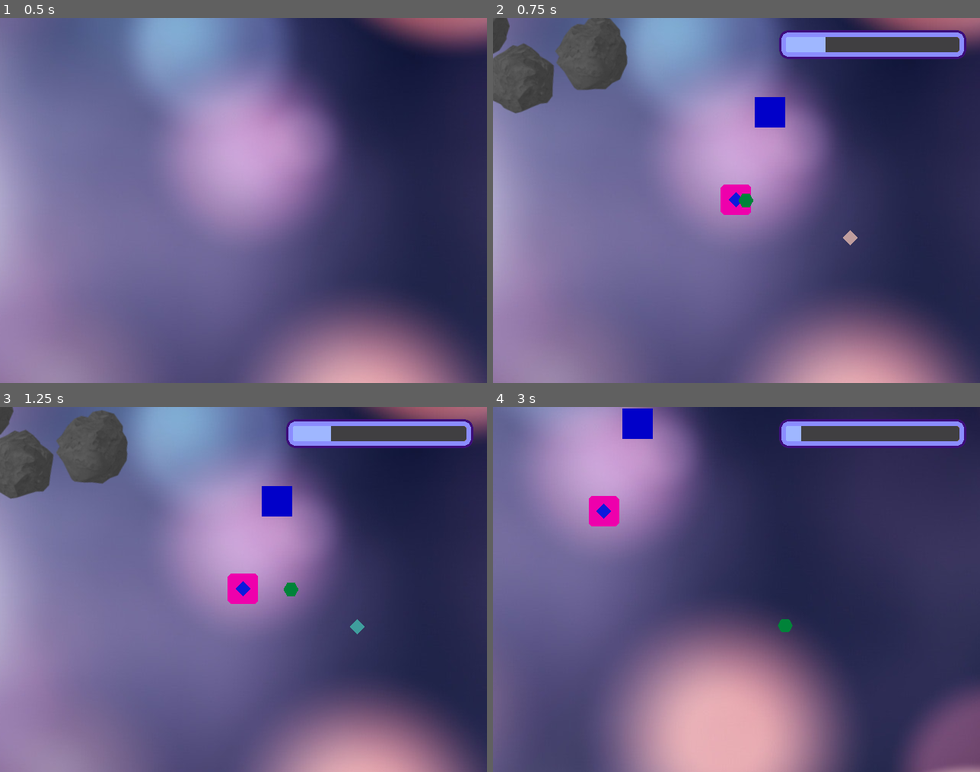
Above: before the commit, frames 1-4 (two rows, left to right).
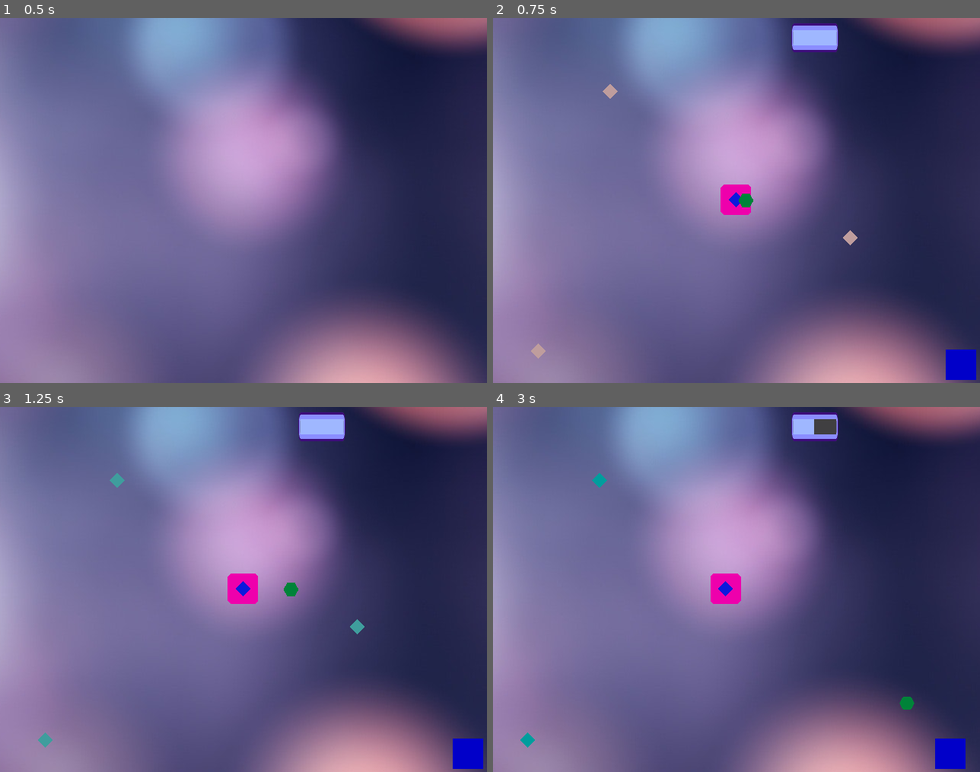
Above: after the commit, the same moments.

Repository: rikkiprince/ggj19-yyc-home
Game: Godot game, scene res://MainScene.tscn
Same seed, same stepped clock (60 frames per second), same inputs: the game is played once before the commit and once after it.
Inputs:
- Up to frame 1 (0.5 s): no input
- Up to frame 2 (0.75 s): tap Enter (ui_accept) at 0.5 s; hold D from 0.53 s (still down); hold Enter (ui_accept) from 0.53 s (still down)
- Up to frame 3 (1.25 s): keep holding D; keep holding Enter (ui_accept)
- Up to frame 4 (3 s): release D at 1.28 s; release Enter (ui_accept) at 1.28 s; hold S 1.28-2.03 s; tap Enter (ui_accept) at 1.35, 1.52, 1.82, 2.85 s; hold D 2.03-2.78 s; hold Enter (ui_accept) 2.03-2.78 s; hold W from 2.78 s (still down)

Frame 1 is identical in both runs. In frame 2, 8.3% of the frame differs, in the area x 0-100%, y 0-100%; in frame 3, 8.0%; in frame 4, 67%.
Error after the commit: Invalid set index 'paused' (on base: 'null instance') with value of type 'bool'. (res://MainScene.gd:18)

Commit message:
Subdivided world into level scenes

Diff:
--- /dev/null
+++ b/godot-project/Levels/LevelEast.tscn
@@ -0,0 +1,22 @@
+[gd_scene load_steps=3 format=2]
+
+[ext_resource path="res://PowerUp/PowerUp.tscn" type="PackedScene" id=1]
+[ext_resource path="res://Enemies/SpikeyBoy.tscn" type="PackedScene" id=2]
+
+[node name="LevelEast" type="Node2D" index="0"]
+
+[node name="PowerUp" parent="." index="0" instance=ExtResource( 1 )]
+
+position = Vector2( 2.18408, -17.9858 )
+
+[node name="PowerUp2" parent="." index="1" instance=ExtResource( 1 )]
+
+position = Vector2( 48.6795, 69.1932 )
+
+[node name="PowerUp3" parent="." index="2" instance=ExtResource( 1 )]
+
+position = Vector2( -82.0889, 66.2872 )
+
+[node name="SpikeyBoy" parent="." index="3" instance=ExtResource( 2 )]
+
+position = Vector2( -236.586, 36.7463 )
--- /dev/null
+++ b/godot-project/Levels/LevelNorth.tscn
@@ -0,0 +1,14 @@
+[gd_scene load_steps=3 format=2]
+
+[ext_resource path="res://Enemies/AstroidBelt/AstroidBelt.tscn" type="PackedScene" id=1]
+[ext_resource path="res://PowerUp/PowerUp.tscn" type="PackedScene" id=2]
+
+[node name="LevelNorth" type="Node2D" index="0"]
+
+[node name="AstroidBelt" parent="." index="0" instance=ExtResource( 1 )]
+
+position = Vector2( 374.148, 223.209 )
+
+[node name="PowerUp" parent="." index="1" instance=ExtResource( 2 )]
+
+position = Vector2( 374.148, 229.021 )
--- /dev/null
+++ b/godot-project/Levels/LevelSouth.tscn
@@ -0,0 +1,14 @@
+[gd_scene load_steps=3 format=2]
+
+[ext_resource path="res://Enemies/AstroidBelt/AstroidBelt.tscn" type="PackedScene" id=1]
+[ext_resource path="res://PowerUp/PowerUp.tscn" type="PackedScene" id=2]
+
+[node name="Node2D" type="Node2D" index="0"]
+
+[node name="AstroidBelt" parent="." index="0" instance=ExtResource( 1 )]
+
+position = Vector2( 5.54712, 22.8987 )
+
+[node name="PowerUp" parent="." index="1" instance=ExtResource( 2 )]
+
+position = Vector2( -1.09033, -0.701141 )
--- /dev/null
+++ b/godot-project/Levels/LevelWest.tscn
@@ -0,0 +1,15 @@
+[gd_scene load_steps=2 format=2]
+
+[ext_resource path="res://Enemies/StarBoy/StarBoy.tscn" type="PackedScene" id=1]
+
+[node name="LevelWest" type="Node2D" index="0"]
+
+[node name="StarBoy" parent="." index="0" instance=ExtResource( 1 )]
+
+position = Vector2( -138.397, -56.6169 )
+
+[node name="StarBoy2" parent="." index="1" instance=ExtResource( 1 )]
+
+position = Vector2( -125.815, 119.525 )
+
+[node name="StarBoy3" parent="." index="2" instance=ExtResource( 1 )]
--- a/godot-project/MainScene.gd
+++ b/godot-project/MainScene.gd
@@ -8,7 +8,7 @@
 	# show splash screen
 
 func setGamePause(pause):
-	get_node("UI/TextureProgress").set_visible(!pause)
+	get_node("UI/Node2D/TextureProgress").set_visible(!pause)
 	var kids = get_children()
 	for k in kids:
 		# total hack, need to check if k.isNode instead or whatever
--- a/godot-project/MainScene.tscn
+++ b/godot-project/MainScene.tscn
@@ -1,22 +1,23 @@
-[gd_scene load_steps=18 format=2]
+[gd_scene load_steps=19 format=2]
 
 [ext_resource path="res://MainScene.gd" type="Script" id=1]
 [ext_resource path="res://blurred-blurry-bokeh-220118.jpg" type="Texture" id=2]
-[ext_resource path="res://Enemies/AstroidBelt/AstroidBelt.tscn" type="PackedScene" id=3]
-[ext_resource path="res://Home/Home.tscn" type="PackedScene" id=4]
-[ext_resource path="res://PowerUp/PowerUp.tscn" type="PackedScene" id=5]
-[ext_resource path="res://Enemies/SpikeyBoy.tscn" type="PackedScene" id=6]
-[ext_resource path="res://Obstacle.tscn" type="PackedScene" id=7]
-[ext_resource path="res://Player/Player.tscn" type="PackedScene" id=8]
-[ext_resource path="res://StaminaBar/energy_bar_bg.png" type="Texture" id=9]
-[ext_resource path="res://StaminaBar/energy_bar_fill.png" type="Texture" id=10]
-[ext_resource path="res://TextureProgress.gd" type="Script" id=11]
-[ext_resource path="res://Audio/ambient-guitar-music.ogg" type="AudioStream" id=12]
-[ext_resource path="res://Audio/hitObject.wav" type="AudioStream" id=13]
-[ext_resource path="res://HitSound.gd" type="Script" id=14]
-[ext_resource path="res://Audio/ItemPickUp.ogg" type="AudioStream" id=15]
-[ext_resource path="res://Audio/ItemDropOff.ogg" type="AudioStream" id=16]
-[ext_resource path="res://Enemies/StarBoy/StarBoy.tscn" type="PackedScene" id=17]
+[ext_resource path="res://Home/Home.tscn" type="PackedScene" id=3]
+[ext_resource path="res://PowerUp/PowerUp.tscn" type="PackedScene" id=4]
+[ext_resource path="res://Levels/LevelSouth.tscn" type="PackedScene" id=5]
+[ext_resource path="res://Obstacle.tscn" type="PackedScene" id=6]
+[ext_resource path="res://Player/Player.tscn" type="PackedScene" id=7]
+[ext_resource path="res://StaminaBar/energy_bar_bg.png" type="Texture" id=8]
+[ext_resource path="res://StaminaBar/energy_bar_fill.png" type="Texture" id=9]
+[ext_resource path="res://TextureProgress.gd" type="Script" id=10]
+[ext_resource path="res://Audio/ambient-guitar-music.ogg" type="AudioStream" id=11]
+[ext_resource path="res://Audio/hitObject.wav" type="AudioStream" id=12]
+[ext_resource path="res://HitSound.gd" type="Script" id=13]
+[ext_resource path="res://Audio/ItemPickUp.ogg" type="AudioStream" id=14]
+[ext_resource path="res://Audio/ItemDropOff.ogg" type="AudioStream" id=15]
+[ext_resource path="res://Levels/LevelWest.tscn" type="PackedScene" id=16]
+[ext_resource path="res://Levels/LevelNorth.tscn" type="PackedScene" id=17]
+[ext_resource path="res://Levels/LevelEast.tscn" type="PackedScene" id=18]
 
 [node name="MainScene" type="Node" index="0"]
 
@@ -28,62 +29,75 @@
 texture = ExtResource( 2 )
 _sections_unfolded = [ "Transform", "Z Index" ]
 
-[node name="AstroidBelt" parent="." index="1" instance=ExtResource( 3 )]
+[node name="Home" parent="." index="1" instance=ExtResource( 3 )]
 
-position = Vector2( -299.231, -223.049 )
-_sections_unfolded = [ "Transform" ]
-
-[node name="Home" parent="." index="2" instance=ExtResource( 4 )]
-
-editor/display_folded = true
 position = Vector2( -50, 50 )
 scale = Vector2( 2, 2 )
 _sections_unfolded = [ "Transform" ]
 
-[node name="PowerUp" parent="." index="3" instance=ExtResource( 5 )]
+[node name="PowerUp" parent="." index="2" instance=ExtResource( 4 )]
 
 position = Vector2( 100, 100 )
 _sections_unfolded = [ "Transform" ]
 
-[node name="SpikeyBoy" parent="." index="4" instance=ExtResource( 6 )]
+[node name="PowerUp3" parent="." index="3" instance=ExtResource( 4 )]
 
-position = Vector2( 454.262, -201.348 )
+position = Vector2( -310.048, 248.974 )
+_sections_unfolded = [ "Transform" ]
 
-[node name="Obstacle" parent="." index="5" instance=ExtResource( 7 )]
+[node name="PowerUp4" parent="." index="4" instance=ExtResource( 4 )]
+
+position = Vector2( -215.648, -92.4866 )
+_sections_unfolded = [ "Transform" ]
+
+[node name="LevelSouth" parent="." index="5" instance=ExtResource( 5 )]
+
+position = Vector2( -26.0177, 669.978 )
+
+[node name="Obstacle" parent="." index="6" instance=ExtResource( 6 )]
 
 editor/display_folded = true
-position = Vector2( -5.69666, -64.6392 )
+position = Vector2( 245.276, 267.357 )
 scale = Vector2( 2, 2 )
 _sections_unfolded = [ "Transform" ]
 
-[node name="PowerUp2" parent="." index="6" instance=ExtResource( 5 )]
+[node name="Player" parent="." index="7" instance=ExtResource( 7 )]
 
-position = Vector2( -299.015, -224.939 )
-_sections_unfolded = [ "Transform" ]
+editor/display_folded = true
+position = Vector2( -49.3312, 51.0264 )
 
-[node name="Player" parent="." index="7" instance=ExtResource( 8 )]
+[node name="Camera2D" parent="Player/KinematicBody2D" index="1"]
 
-position = Vector2( -49.3312, 51.0264 )
+drag_margin_left = 0.7
+drag_margin_top = 0.7
+drag_margin_right = 0.7
+drag_margin_bottom = 0.7
+_sections_unfolded = [ "Drag Margin" ]
 
 [node name="UI" type="CanvasLayer" parent="." index="8"]
 
-editor/display_folded = true
 layer = 1
 offset = Vector2( 0, 0 )
 rotation = 0.0
 scale = Vector2( 1, 1 )
 transform = Transform2D( 1, 0, 0, 1, 0, 0 )
 
-[node name="TextureProgress" type="TextureProgress" parent="UI" index="0"]
+[node name="Node2D" type="Node2D" parent="UI" index="0"]
+
+position = Vector2( 400, 35 )
+scale = Vector2( 0.25, 1 )
+_sections_unfolded = [ "Transform" ]
+
+[node name="TextureProgress" type="TextureProgress" parent="UI/Node2D" index="0"]
 
 anchor_left = 0.0
 anchor_top = 0.0
 anchor_right = 0.0
 anchor_bottom = 0.0
-margin_left = 375.0
-margin_top = 15.0
-margin_right = 623.0
-margin_bottom = 55.0
+margin_left = -32.0
+margin_top = -29.0
+margin_right = 216.0
+margin_bottom = 11.0
 rect_pivot_offset = Vector2( 0, 0 )
 rect_clip_content = false
 mouse_filter = 1
@@ -91,24 +105,23 @@
 size_flags_horizontal = 1
 size_flags_vertical = 1
 min_value = 0.0
-max_value = 100.0
+max_value = 25.0
 step = 1.0
 page = 0.0
-value = 100.0
+value = 25.0
 exp_edit = false
 rounded = false
-texture_under = ExtResource( 9 )
+texture_under = ExtResource( 8 )
 texture_over = null
-texture_progress = ExtResource( 10 )
+texture_progress = ExtResource( 9 )
 radial_fill_degrees = 360.0
 radial_center_offset = Vector2( 0, 0 )
 nine_patch_stretch = false
-script = ExtResource( 11 )
-_sections_unfolded = [ "Margin" ]
+script = ExtResource( 10 )
 
 [node name="Music" type="AudioStreamPlayer" parent="." index="9"]
 
-stream = ExtResource( 12 )
+stream = ExtResource( 11 )
 volume_db = -10.0
 pitch_scale = 1.0
 autoplay = true
@@ -126,10 +139,21 @@
 attenuation = 1.0
 bus = "Master"
 area_mask = 1
-script = ExtResource( 14 )
+script = ExtResource( 13 )
 _sections_unfolded = [ "Transform" ]
 
 [node name="PickUpSound" type="AudioStreamPlayer2D" parent="." index="11"]
+
+stream = ExtResource( 14 )
+volume_db = 0.0
+pitch_scale = 1.0
+autoplay = false
+max_distance = 2000.0
+attenuation = 1.0
+bus = "Master"
+area_mask = 1
+
+[node name="DropSound" type="AudioStreamPlayer2D" parent="." index="12"]
 
 stream = ExtResource( 15 )
 volume_db = 0.0
@@ -140,38 +164,27 @@
 bus = "Master"
 area_mask = 1
 
-[node name="DropSound" type="AudioStreamPlayer2D" parent="." index="12"]
+[node name="LevelWest" parent="." index="13" instance=ExtResource( 16 )]
 
-stream = ExtResource( 16 )
-volume_db = 0.0
-pitch_scale = 1.0
-autoplay = false
-max_distance = 2000.0
-attenuation = 1.0
-bus = "Master"
-area_mask = 1
+position = Vector2( -1232.99, 25.1631 )
 
-[node name="StarBoy" parent="." index="13" instance=ExtResource( 17 )]
+[node name="LevelNorth" parent="." index="14" instance=ExtResource( 17 )]
 
-position = Vector2( -581.946, 211.17 )
+position = Vector2( -389.399, -813.67 )
 
-[node name="StarBoy2" parent="." index="14" instance=ExtResource( 17 )]
+[node name="LevelEast" parent="." index="15" instance=ExtResource( 18 )]
 
-position = Vector2( -457.945, 130.14 )
+position = Vector2( 1174.01, -23.2477 )
 
-[node name="StarBoy3" parent="." index="15" instance=ExtResource( 17 )]
+[connection signal="deathSignal" from="Player/KinematicBody2D" to="UI/Node2D/TextureProgress" method="_on_KinematicBody2D_deathSignal"]
 
-position = Vector2( -612.64, 83.486 )
-
-[connection signal="deathSignal" from="Player/KinematicBody2D" to="UI/TextureProgress" method="_on_KinematicBody2D_deathSignal"]
+[connection signal="hitSignal" from="Player/KinematicBody2D" to="UI/Node2D/TextureProgress" method="_on_KinematicBody2D_hitSignal"]
 
 [connection signal="hitSignal" from="Player/KinematicBody2D" to="HitSound" method="_on_KinematicBody2D_hitSignal"]
 
-[connection signal="hitSignal" from="Player/KinematicBody2D" to="UI/TextureProgress" method="_on_KinematicBody2D_hitSignal"]
+[connection signal="staminaSignal" from="Player/KinematicBody2D" to="UI/Node2D/TextureProgress" method="_on_KinematicBody2D_staminaSignal"]
 
 [connection signal="staminaSignal" from="Player/KinematicBody2D" to="HitSound" method="_on_KinematicBody2D_staminaSignal"]
-
-[connection signal="staminaSignal" from="Player/KinematicBody2D" to="UI/TextureProgress" method="_on_KinematicBody2D_staminaSignal"]
 
 
 [editable path="Obstacle"]
Not shown: 1 places in godot-project/MainScene.tscn that only renumber resources
